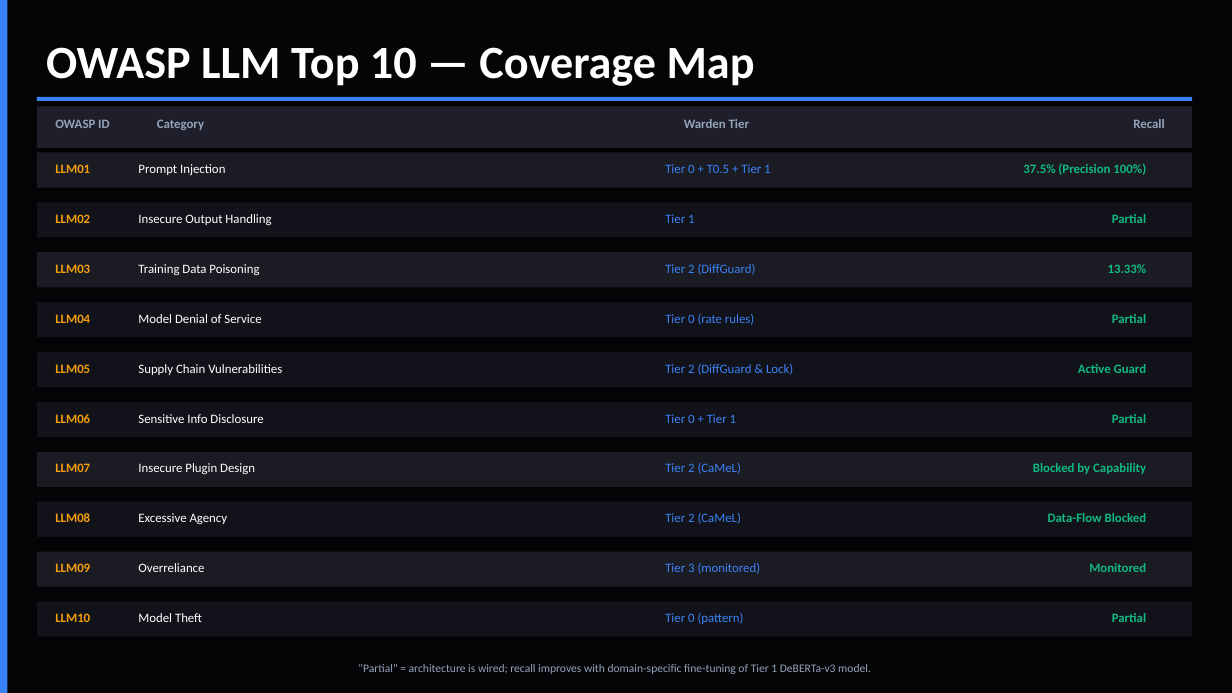
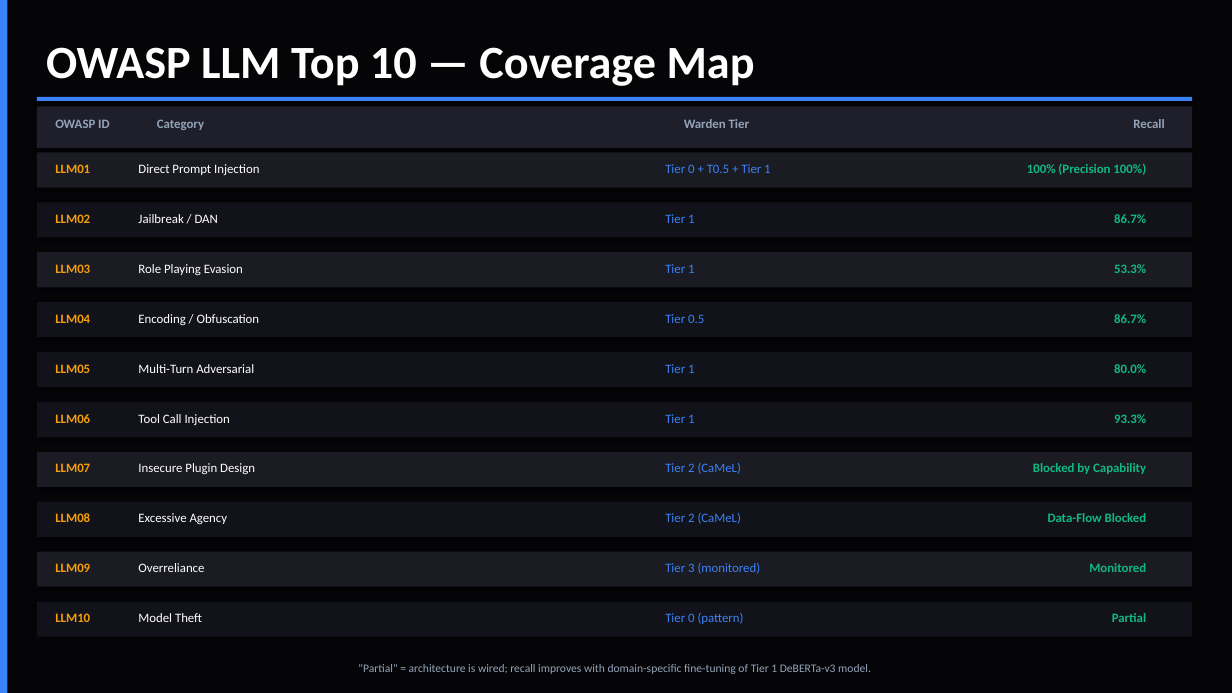
Before and after one commit to AmanTShekar/warden, a slide deck: slide 12 of enterprise_presentation/warden.pptx. Drawn at 1232x693 pixels with LibreOffice and Linux fonts; fonts in the diff are those of the drawing. Boxes give left, top, right and bottom in pixels: in the first picture for what was removed or moved away, otherwise in the second. Text is boxed around its words. In the diff, an @@ line names an element or a change of style, - is before the commit and + after.

Commit message:
docs: finalize pptx generator with actual OWASP JSON data and purged fake baseline throughput

```diff
--- a/enterprise_presentation/warden.pptx
+++ b/enterprise_presentation/warden.pptx
@@ text at bbox=[138, 164, 259, 175]: text changed @@
-Prompt Injection
+Direct Prompt Injection
@@ text at bbox=[1027, 163, 1146, 175]: text changed @@
-37.5% (Precision 100%)
+100% (Precision 100%)
@@ text at bbox=[138, 214, 218, 223]: text changed @@
-Insecure Output Handling
+Jailbreak / DAN
@@ text at bbox=[1114, 214, 1146, 223]: text changed @@
-Partial
+86.7%
@@ text at bbox=[138, 264, 243, 275]: text changed @@
-Training Data Poisoning
+Role Playing Evasion
@@ text at bbox=[665, 264, 694, 273]: text changed @@
-Tier 2 (DiffGuard)
+Tier 1
@@ text at bbox=[1114, 264, 1146, 273]: text changed @@
-13.33%
+53.3%
@@ text at bbox=[138, 314, 260, 325]: text changed @@
-Model Denial of Service
+Encoding / Obfuscation
@@ text at bbox=[665, 314, 704, 323]: text changed @@
-Tier 0 (rate rules)
+Tier 0.5
@@ text at bbox=[1114, 314, 1146, 323]: text changed @@
-Partial
+86.7%
@@ text at bbox=[138, 364, 254, 373]: text changed @@
-Supply Chain Vulnerabilities
+Multi-Turn Adversarial
@@ text at bbox=[665, 364, 694, 373]: text changed @@
-Tier 2 (DiffGuard & Lock)
+Tier 1
@@ text at bbox=[1114, 364, 1146, 373]: text changed @@
-Active Guard
+80.0%
@@ text at bbox=[138, 414, 230, 425]: text changed @@
-Sensitive Info Disclosure
+Tool Call Injection
@@ text at bbox=[665, 414, 694, 423]: text changed @@
-Tier 0 + Tier 1
+Tier 1
@@ text at bbox=[1114, 414, 1146, 423]: text changed @@
-Partial
+93.3%
```
Also in this commit, not shown: 9 other slides changed, 3 other files.
